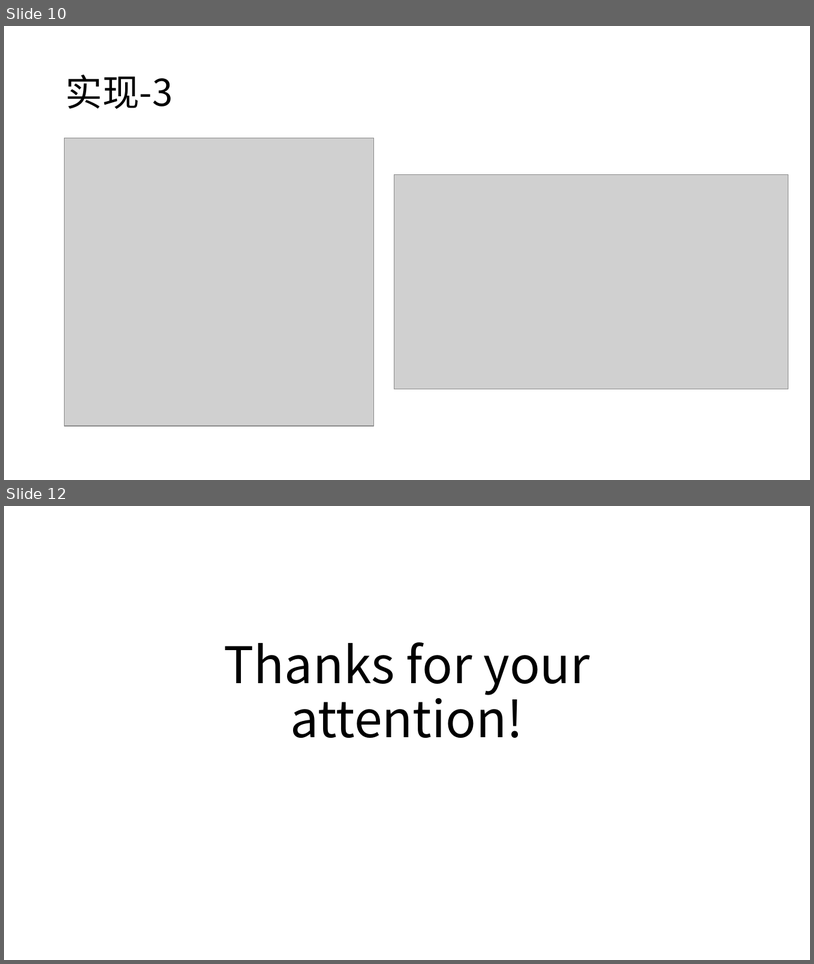
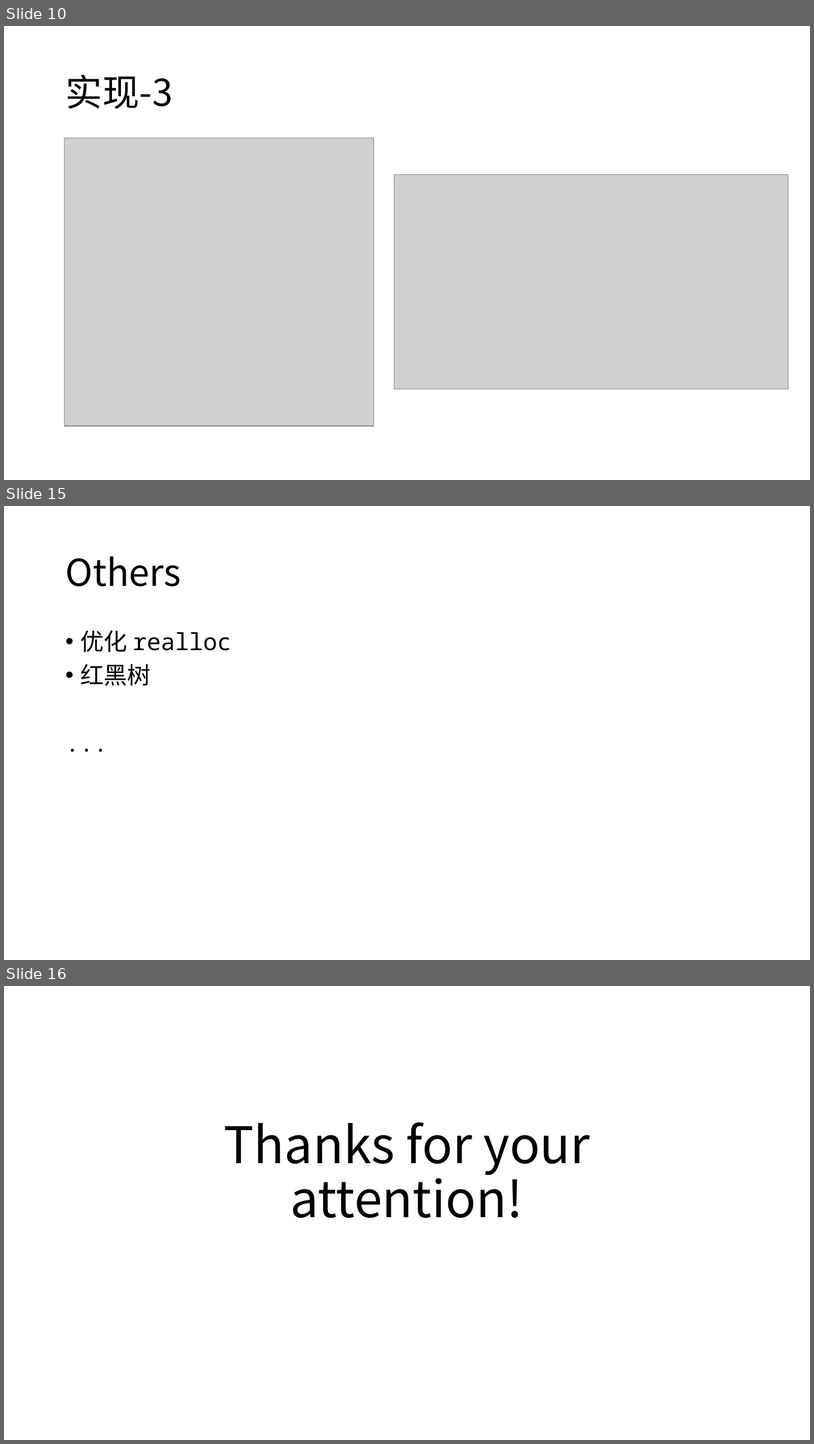
Before and after one commit to KrWriter/ics-recap, a slide deck: malloclab/final.pptx. Shown one above the other, each under a label of ours: slides 10 and 12 before the commit, slides 10, 15 and 16 after it; the slides between them are not shown. The pictures are 814x964 and 814x1444 pixels, drawn with LibreOffice and Linux fonts; fonts in the diff are those of the drawing; grey boxes stand for pictures. Boxes give left, top, right and bottom in pixels: in the first picture for what was removed or moved away, otherwise in the second. Text is boxed around its words. In the diff, an @@ line names an element or a change of style, - is before the commit and + after.

```diff
--- a/malloclab/final.pptx
+++ b/malloclab/final.pptx
@@ slide 15 added at [4, 506, 810, 960], background #FFFFFF @@
@@ title added at [65, 556, 181, 586], 44 pt, text #000000 @@
+Others
@@ text added at [81, 630, 231, 685], 28 pt, text #000000 @@
+• 优化 realloc
+• 红黑树
+...
@@ what was slide 12 is now slide 16 @@
```
Also in this commit, not shown: 5 slides changed, 3 other slides added.
